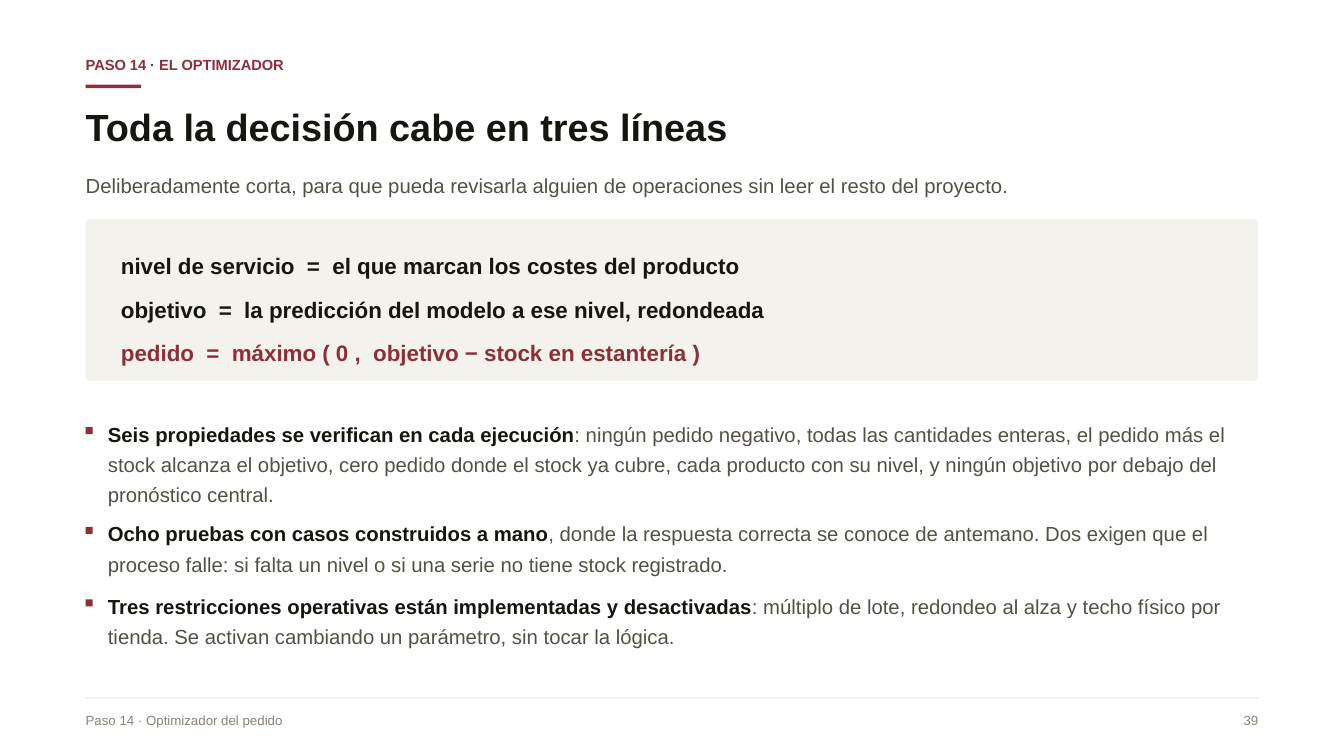
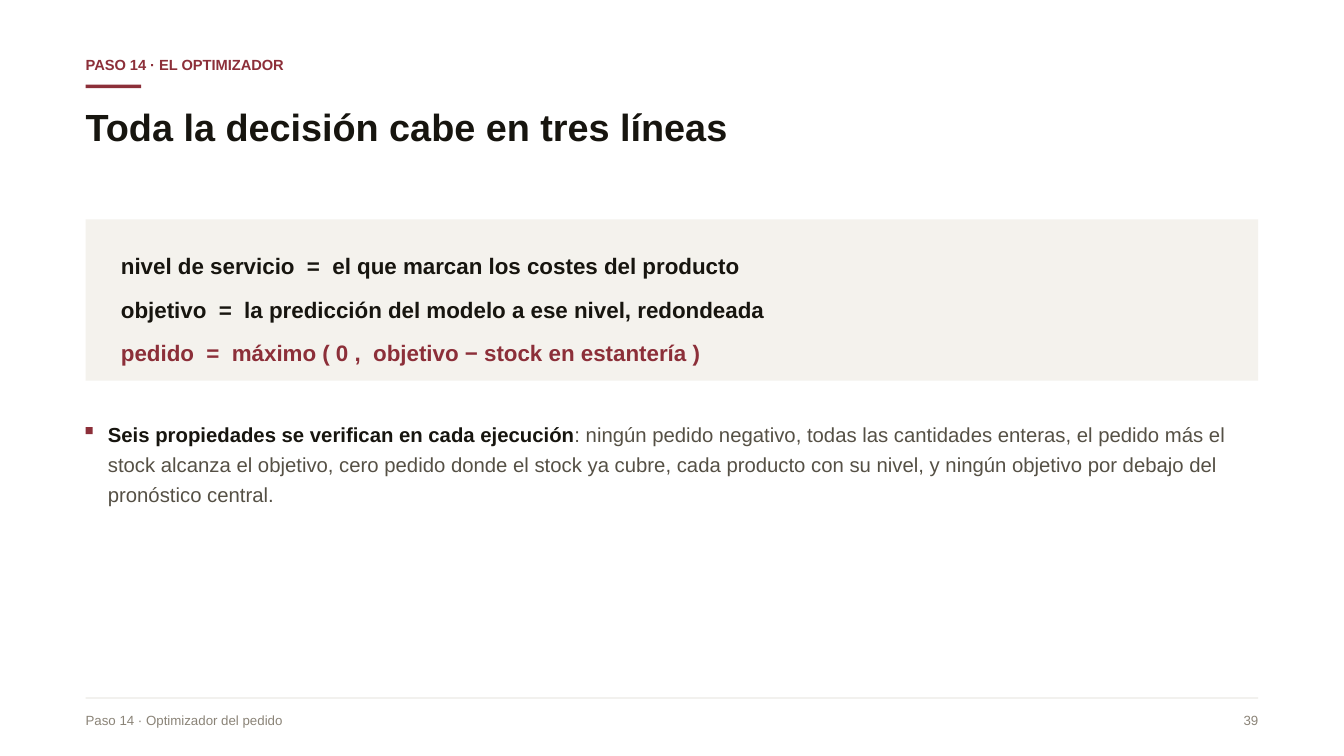
Before and after one commit to Danilo22m/Prueba_Tostao, a slide deck: slide 33 of Presentacion_Caso_A.pptx (slide 34 before the commit). Drawn at 1344x756 pixels with LibreOffice and Linux fonts; fonts in the diff are those of the drawing. Boxes give left, top, right and bottom in pixels: in the first picture for what was removed or moved away, otherwise in the second. Text is boxed around its words. In the diff, an @@ line names an element or a change of style, - is before the commit and + after.

Commit message:
12.1 commit

```diff
--- a/Presentacion_Caso_A.pptx
+++ b/Presentacion_Caso_A.pptx
@@ text removed at bbox=[86, 178, 1008, 198] @@
-Deliberadamente corta, para que pueda revisarla alguien de operaciones sin leer el resto del proyecto.
@@ rectangle removed at bbox=[86, 527, 93, 534] @@
@@ text removed at bbox=[108, 526, 1208, 576] @@
-Ocho pruebas con casos construidos a mano, donde la respuesta correcta se conoce de antemano. Dos exigen que el proceso falle: si falta un nivel o si una serie no tiene stock registrado.
@@ text removed at bbox=[108, 599, 1220, 649] @@
-Tres restricciones operativas están implementadas y desactivadas: múltiplo de lote, redondeo al alza y techo físico por tienda. Se activan cambiando un parámetro, sin tocar la lógica.
@@ rectangle removed at bbox=[86, 600, 93, 607] @@
```
Also in this commit, not shown: 2 other slides changed, 2 slides removed.
